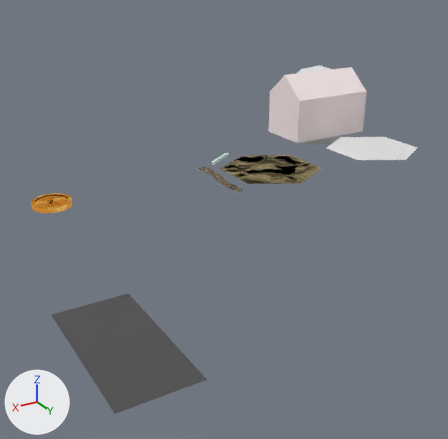
Two versions of the Blender file ogre_resources/__design/village_basic.blend, one commit apart.
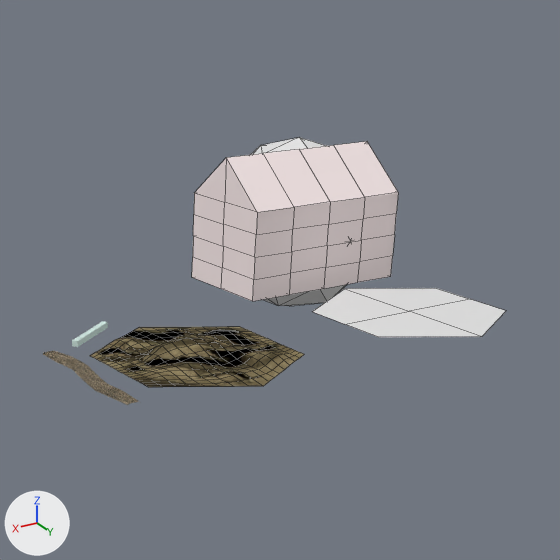
Each version appears first whole from a camera (50 mm lens) standing at (9.49, 11.48, 3.94) and looking at (4.31, 2.85, -0.38), and next in a close-up on the part from 40% to 99% of the width and 0% to 61% of the height. Every picture has the same lights, and +X, +Y and +Z are marked at lower left. The close-ups show mesh edges as thin lines.

The first close-up shows 'Road', 'TestObject', 'base_hex_path', 'desert', 'village'.
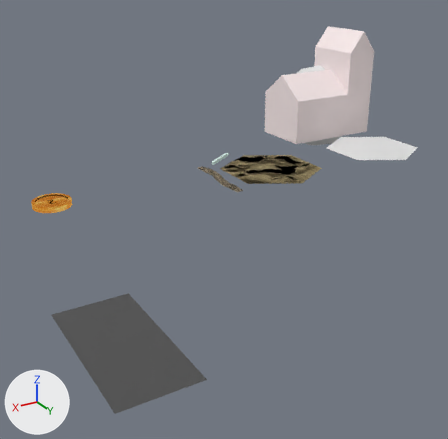
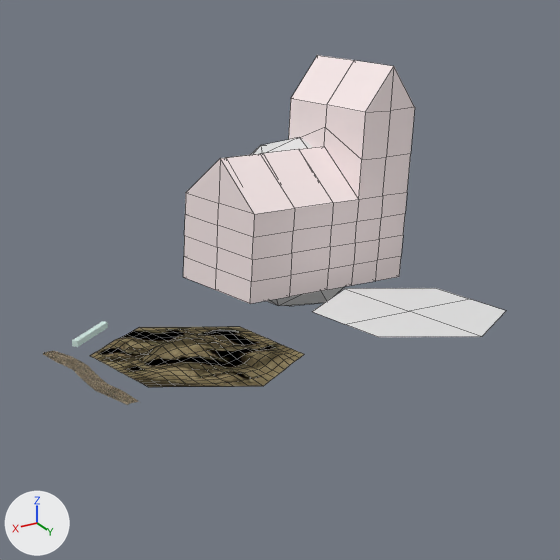
Pixel boxes [x1, y1, x2, y2] of what changed, in the close-ups (560 x 560 px):
'city', added: after [183, 55, 415, 304]
'village', unchanged, covered by the edit: before [192, 141, 398, 301]

The edits, one by one:
Mesh me_city is new.
It has 97 vertices, 98 faces and spans x -1.07..1.07, y -0.63..0.63, z -0.05..2.31.
It uses material mat_village_material (white #fff0f0).
Object 'city' (ob_city) is new; it shows me_city.
Its location is (0.0, 0.0, 0.0).
